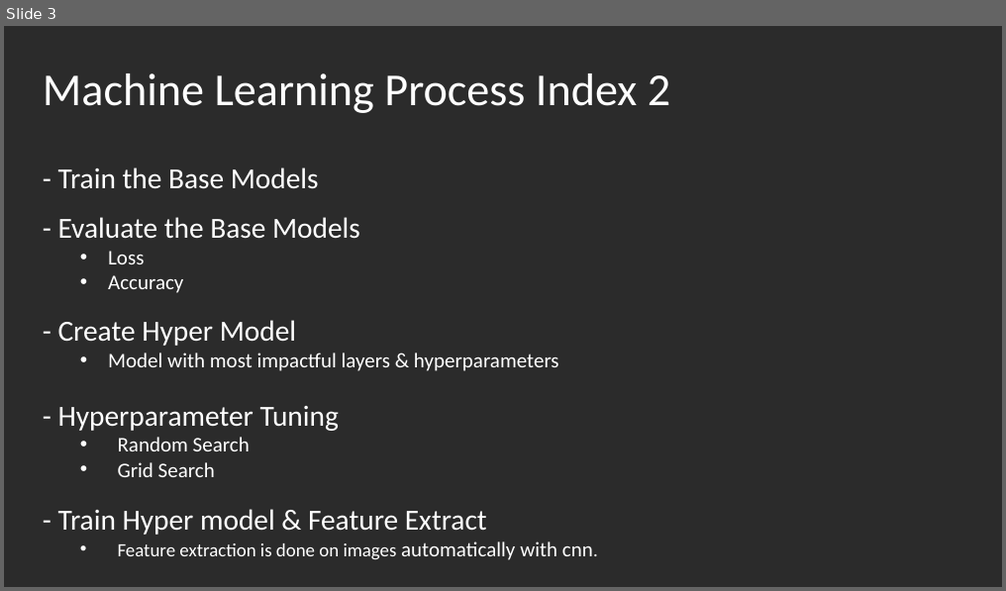
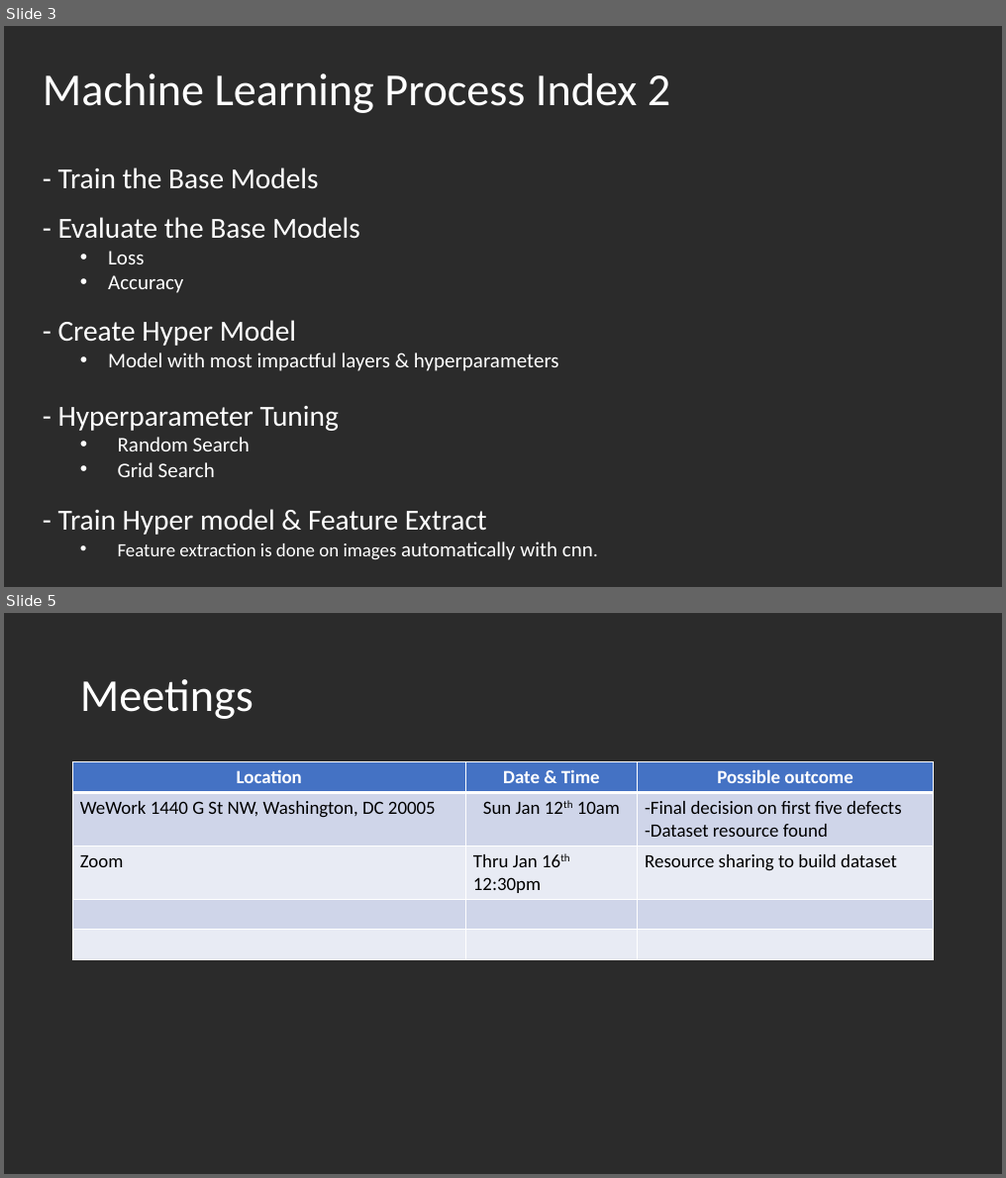
Before and after one commit to LaurentStar/Embryo-Defect-Classification, a slide deck: Classification of Embryo Defects Scan via Ultrasound.pptx. Shown one above the other, each under a label of ours: slide 3 before the commit, slides 3 and 5 after it; the slides between them are not shown. The pictures are 1006x591 and 1006x1178 pixels, drawn with LibreOffice and Linux fonts; fonts in the diff are those of the drawing; background and template pictures are left out; a plain dark background stands for a picture behind light text. Boxes give left, top, right and bottom in pixels: in the first picture for what was removed or moved away, otherwise in the second. Text is boxed around its words. In the diff, an @@ line names an element or a change of style, - is before the commit and + after.

Commit message:
Meeting and Deadlines

```diff
--- a/Classification of Embryo Defects Scan via Ultrasound.pptx
+++ b/Classification of Embryo Defects Scan via Ultrasound.pptx
@@ slide 5 added at box(4, 613, 1002, 1174), background picture (left out) @@
@@ title added at box(80, 679, 253, 719), 44 pt, text #FFFFFF @@
+Meetings
@@ table added at box(73, 762, 934, 959), 5 rows, 3 columns @@
+Location | Date & Time | Possible outcome
+WeWork 1440 G St NW, Washington, DC 20005 | Sun Jan 12th 10am | -Final decision on first five defects / -Dataset resource found
+Zoom | Thru Jan 16th 12:30pm | Resource sharing to build dataset
+ |  | 
+ |  | 
```
Also in this commit, not shown: 1 other slide added.
